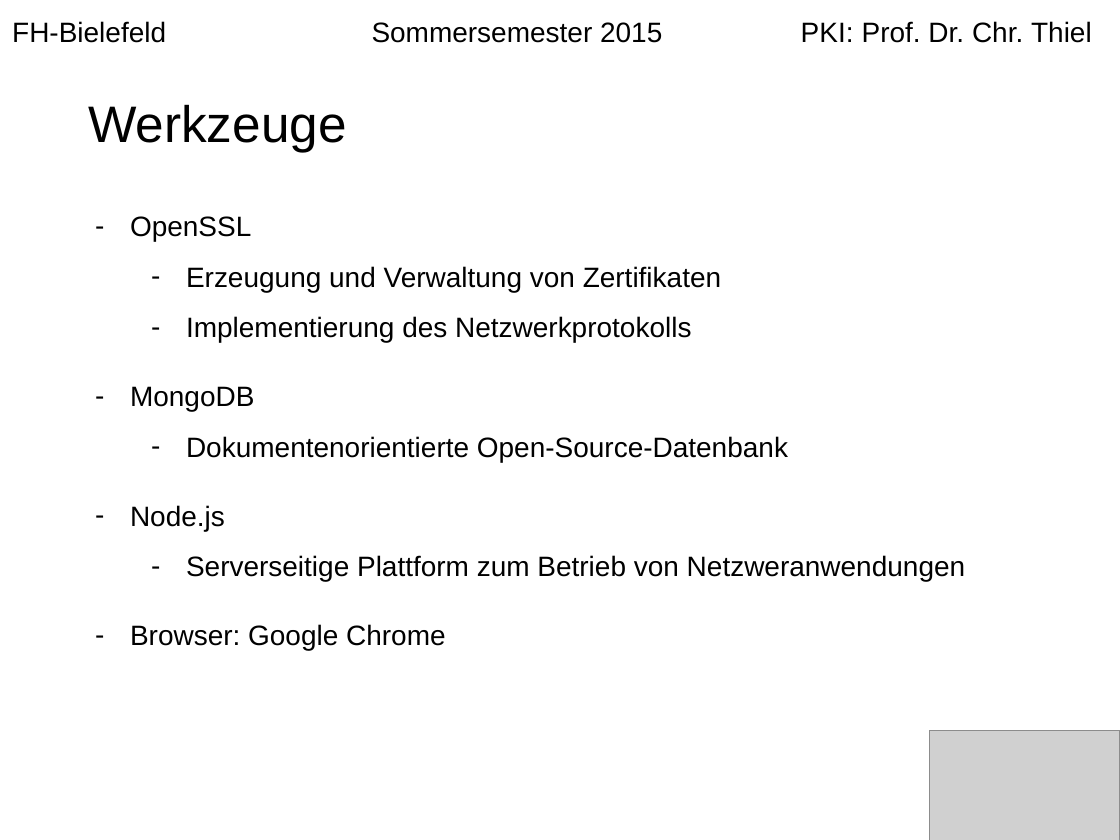
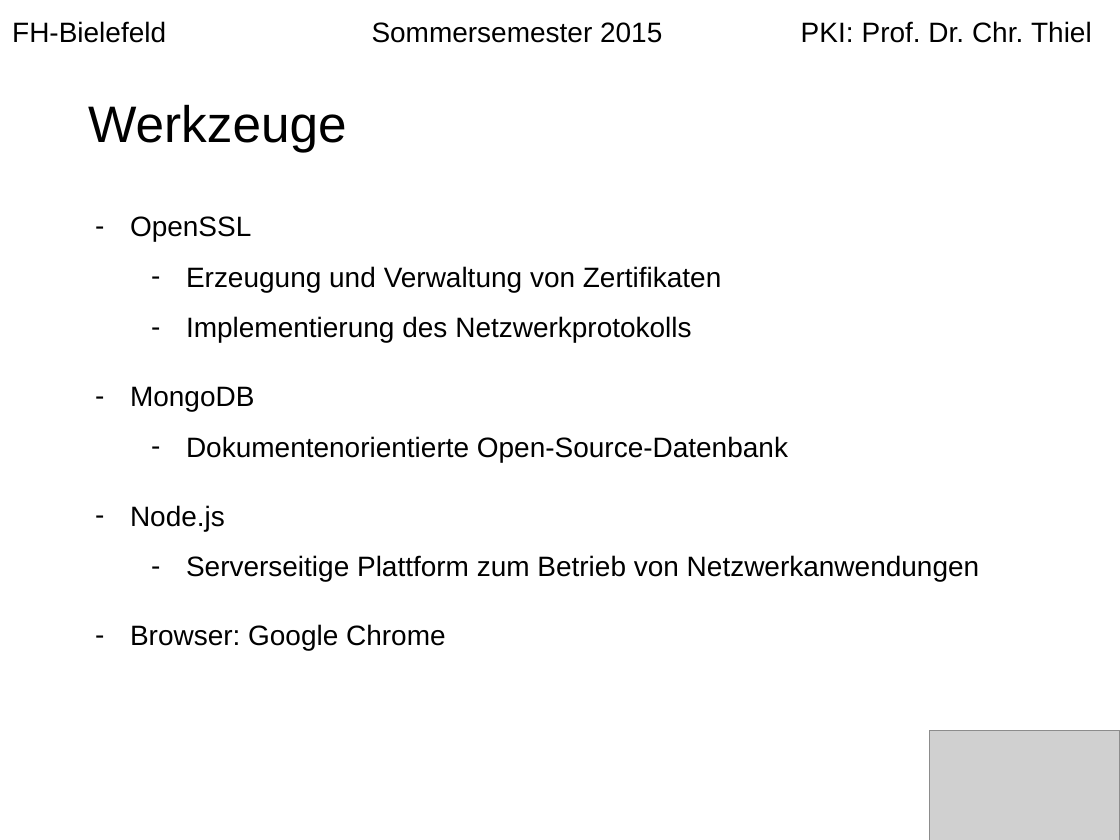
Before and after one commit to langec/pki, a slide deck: slide 4 of Erstellung_einer_PKI.pptx. Drawn at 1120x840 pixels with LibreOffice and Linux fonts; fonts in the diff are those of the drawing; grey boxes stand for pictures. Boxes give left, top, right and bottom in pixels: in the first picture for what was removed or moved away, otherwise in the second. Text is boxed around its words. In the diff, an @@ line names an element or a change of style, - is before the commit and + after.

Commit message:
ppp updated

```diff
--- a/Erstellung_einer_PKI.pptx
+++ b/Erstellung_einer_PKI.pptx
@@ text at (x1=186, y1=555, x2=980, y2=581): text changed @@
-  – Serverseitige Plattform zum Betrieb von Netzweranwendungen
+  – Serverseitige Plattform zum Betrieb von Netzwerkanwendungen
```
Also in this commit, not shown: 2 other slides changed, 1 slide added.
